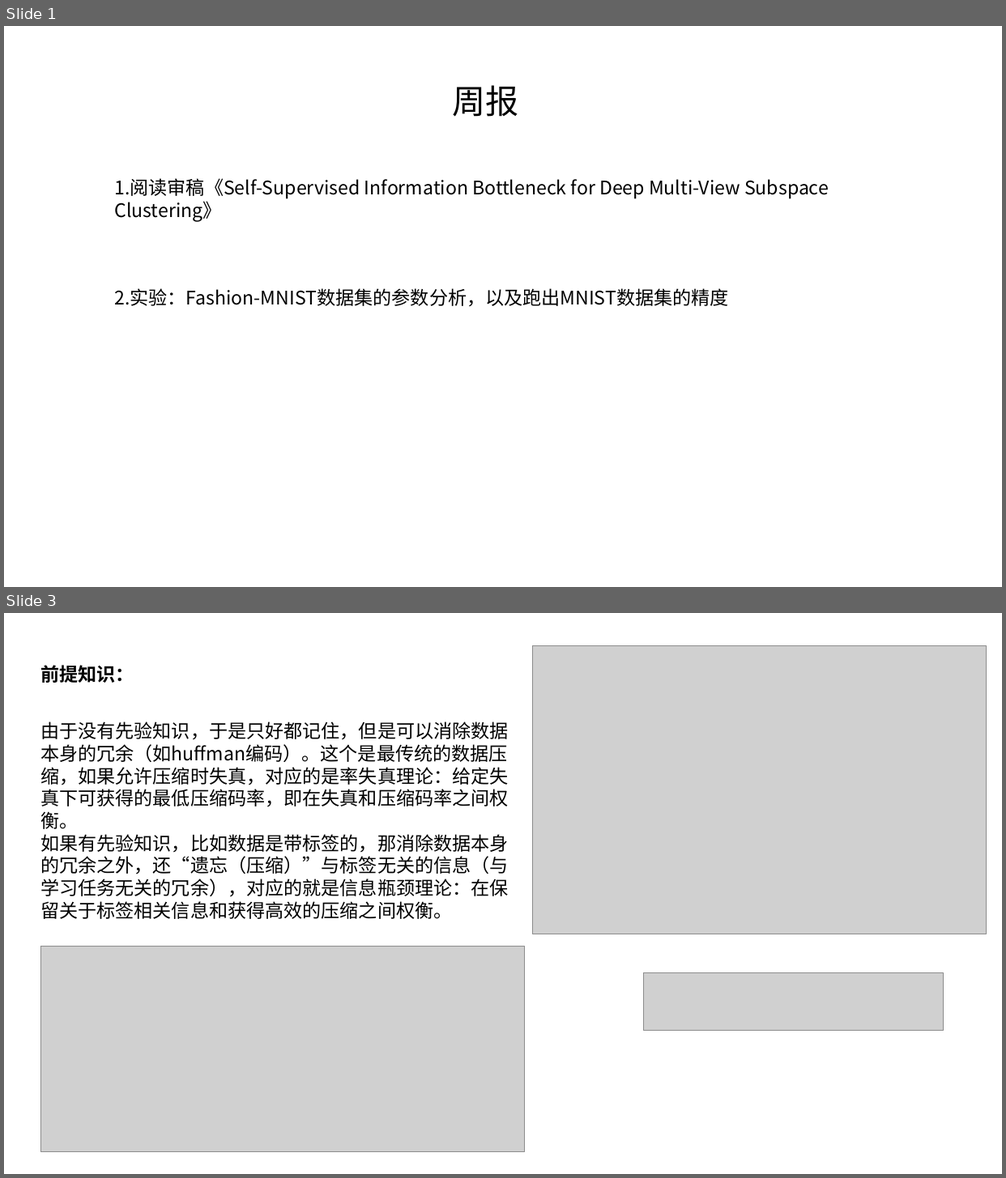
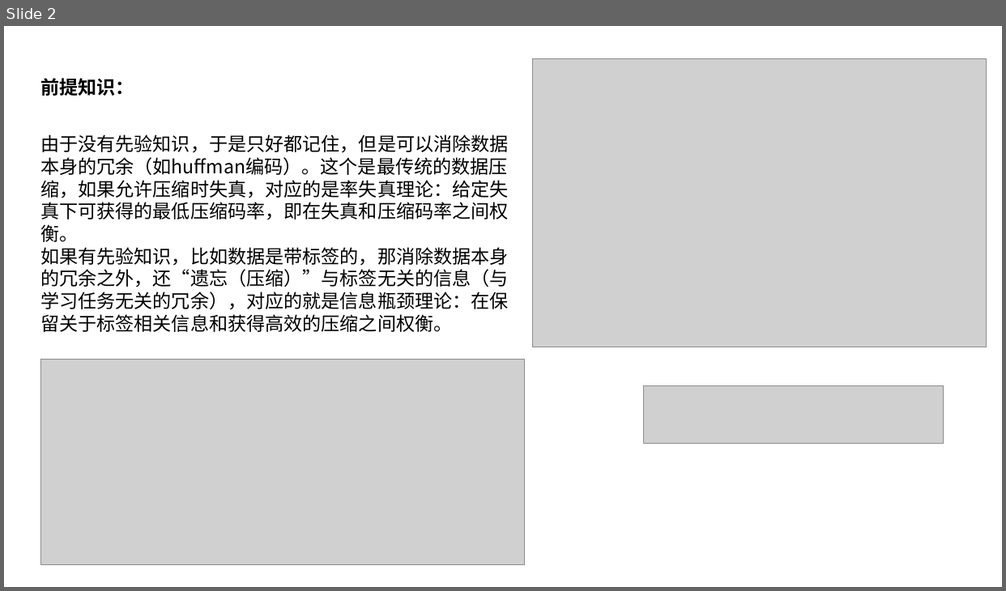
Before and after one commit to Dennisasdzz/group_meetings, a slide deck: 对比学习/信息瓶颈论文.pptx. Shown one above the other, each under a label of ours: slides 1 and 3 before the commit, slide 2 after it; the slides between them are not shown. The pictures are 1006x1178 and 1006x591 pixels, drawn with LibreOffice and Linux fonts; fonts in the diff are those of the drawing; grey boxes stand for pictures. Boxes give left, top, right and bottom in pixels: in the first picture for what was removed or moved away, otherwise in the second. Text is boxed around its words. In the diff, an @@ line names an element or a change of style, - is before the commit and + after.

```diff
--- a/对比学习/信息瓶颈论文.pptx
+++ b/对比学习/信息瓶颈论文.pptx
@@ slide 1 removed at <box>4,26,1002,587</box>, background #FFFFFF @@
@@ text removed at <box>453,85,519,117</box> @@
-周报
@@ text removed at <box>114,178,829,222</box> @@
-1.阅读审稿《Self-Supervised Information Bottleneck for Deep Multi-View Subspace Clustering》
@@ text removed at <box>114,288,728,307</box> @@
-2.实验：Fashion-MNIST数据集的参数分析，以及跑出MNIST数据集的精度
@@ what was slide 3 is now slide 2 @@
```
Also in this commit, not shown: 1 slide changed, 30 other files.
